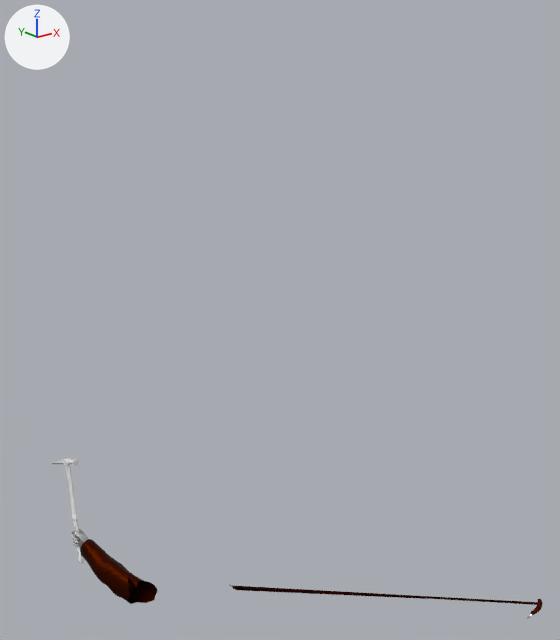
The Blender file GameData/sourceAssets/hammer.blend: old version first, new version second.
One viewpoint serves both versions: a 50 mm camera at (-1.83, -4.18, 2.91) aimed at (0.62, -1.12, 1.69). The axes (+X, +Y, +Z) are drawn at upper left. The lights are the same throughout. Both versions are drawn at frame 8 of the action 'Cube.028Action'; the numbers are the values there.

The scene before the commit, as lines of its bpy script (objects in view):
```python
me_cube_028 = bpy.data.meshes.new('Cube.028')
me_cube_028.from_pydata(...)  # 1425 vertices, 2439 faces; spans x -0.027..0.027, y -0.116..0.215, z -0.169..0.621
me_cube_028.materials.append(mat_hammer)  # its picture is missing
me_playermodelmerged = bpy.data.meshes.new('PlayerModelMerged')
me_playermodelmerged.from_pydata(...)  # 1186 vertices, 2250 faces; spans x -45.0..13.0, y -62.0..335.0, z 108.0..233.0
# faces by material slot: [1304, 120, 826]
me_playermodelmerged.materials.append(mat_gloves)  # picture img_gloves_png
me_playermodelmerged.materials.append(mat_shirt)  # picture img_shirt_png
me_playermodelmerged.materials.append(mat_jacket)  # picture img_jacket_png
ob_cube_028 = bpy.data.objects.new('Cube.028', me_cube_028)
ob_cube_028.parent = ob_empty
ob_cube_028.location = (0.153, 0.703, -0.389)
ob_cube_028.rotation_euler = (-0.308, 0.137, 0.171)  # degrees (-18, 7.8, 10)
ob_playermodelmerged_001 = bpy.data.objects.new('PlayerModelMerged.001', me_playermodelmerged)
ob_playermodelmerged_001.location = (-0.253, -0.104, -1.62)
ob_playermodelmerged_001.rotation_euler = (0.177, -0.199, -3.136)  # degrees (10, -11, -180)
ob_playermodelmerged_001.scale = (0.01, 0.01, 0.01)
```
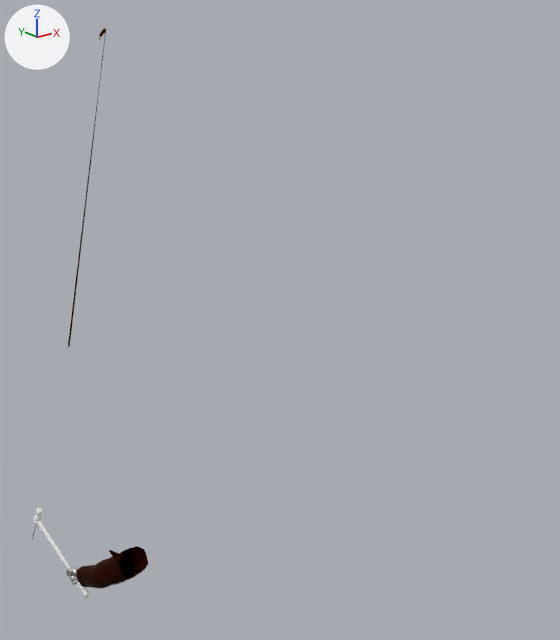
Location of each change, [x1, y1, x2, y2] in pixels of the pictures (560 x 640 px):
'PlayerModelMerged.001', moved, turned: before [72, 529, 543, 619]; after [66, 28, 148, 589]
'Cube.028', moved, turned: before [52, 458, 84, 563]; after [32, 507, 89, 598]

What changed in the scene script:
```text
Change ob_playermodelmerged_001:
    ob_playermodelmerged_001.location: (-0.253, -0.104, -1.62) -> (-0.114, -0.875, -0.96)
    ob_playermodelmerged_001.rotation_euler: (0.177, -0.199, -3.136) -> (0.966, -0.0052, 3.127)  # degrees (10, -11, -180) -> degrees (55, -0.3, 179)
Change ob_cube_028:
    ob_cube_028.location: (0.153, 0.703, -0.389) -> (0.0673, 0.603, -0.625)
    ob_cube_028.rotation_euler: (-0.308, 0.137, 0.171) -> (-1.118, 0.0789, 0.144)  # degrees (-18, 7.8, 10) -> degrees (-64, 4.5, 8.3)
```
